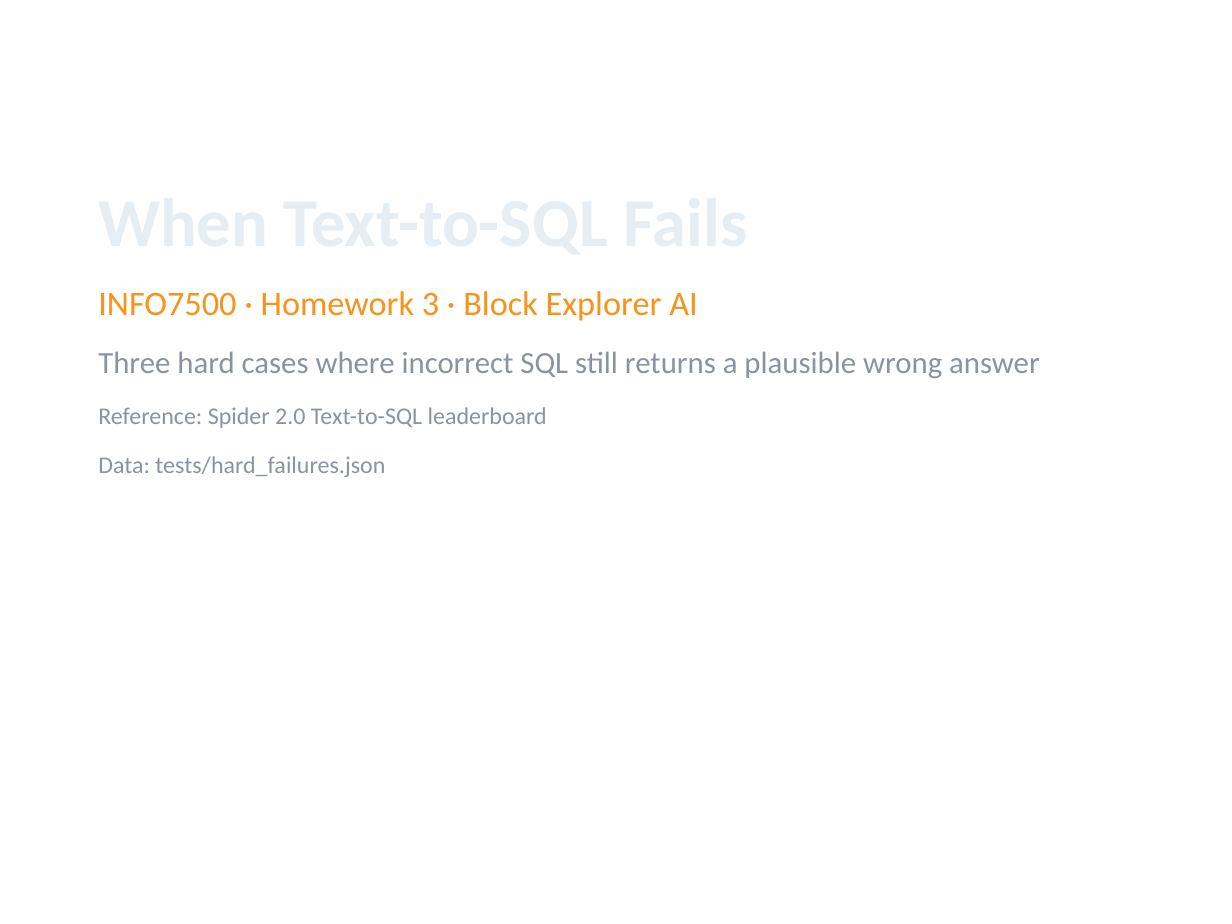
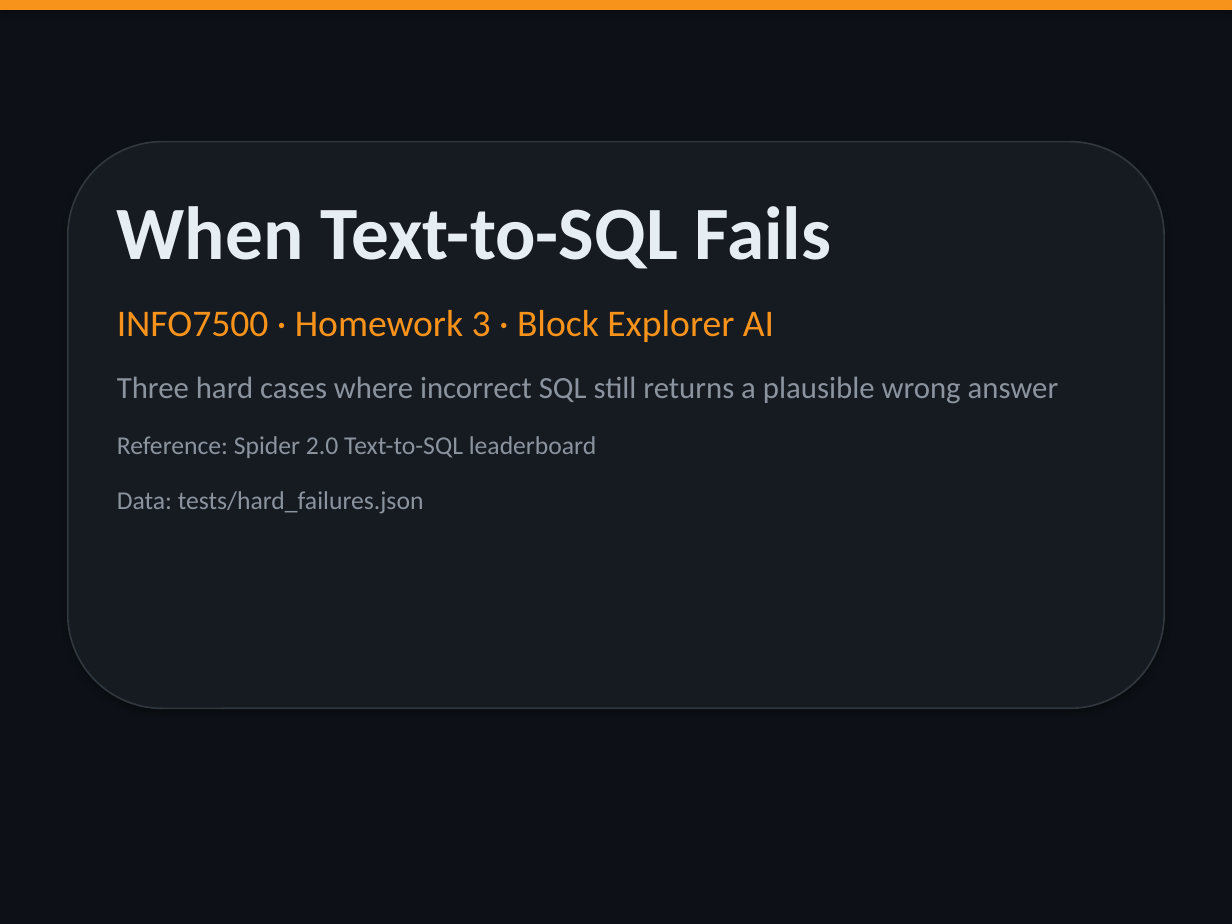
Before and after one commit to raghavendraprasath/AI-Generated-Block-Explorer, a slide deck: slide 1 of Text-to-SQL/slides/hard_failures.pptx. Drawn at 1232x924 pixels with LibreOffice and Linux fonts; fonts in the diff are those of the drawing. Boxes give left, top, right and bottom in pixels: in the first picture for what was removed or moved away, otherwise in the second. Text is boxed around its words. In the diff, an @@ line names an element or a change of style, - is before the commit and + after.

```diff
--- a/Text-to-SQL/slides/hard_failures.pptx
+++ b/Text-to-SQL/slides/hard_failures.pptx
@@ background #FFFFFF to #0D1117 @@
@@ rectangle added at box(0, 0, 1232, 10), fill #F7931A @@
@@ rounded rectangle added at box(68, 142, 1164, 708), fill #161B22, outline #30363D 1 pt @@
@@ text "When Text-to-SQL Fails": place and size @@
-text "When Text-to-SQL Fails" at box(98, 291, 1040, 477)
+text "When Text-to-SQL Fails" at box(117, 206, 1059, 514)
@@ text "When Text-to-SQL Fails" at box(117, 206, 1059, 514): size 40 to 44 pt in "When Text-to-SQL Fails"; size 20 to 22 pt in "INFO7500 · Homework 3 · Block Explorer ..."; size 14 to 15 pt in "Reference: Spider 2.0 Text-to-SQL leaderboard", "Data: tests/hard_failures.json"; more space between paragraphs @@
```
Also in this commit, not shown: 4 other slides changed, 4 other files.
